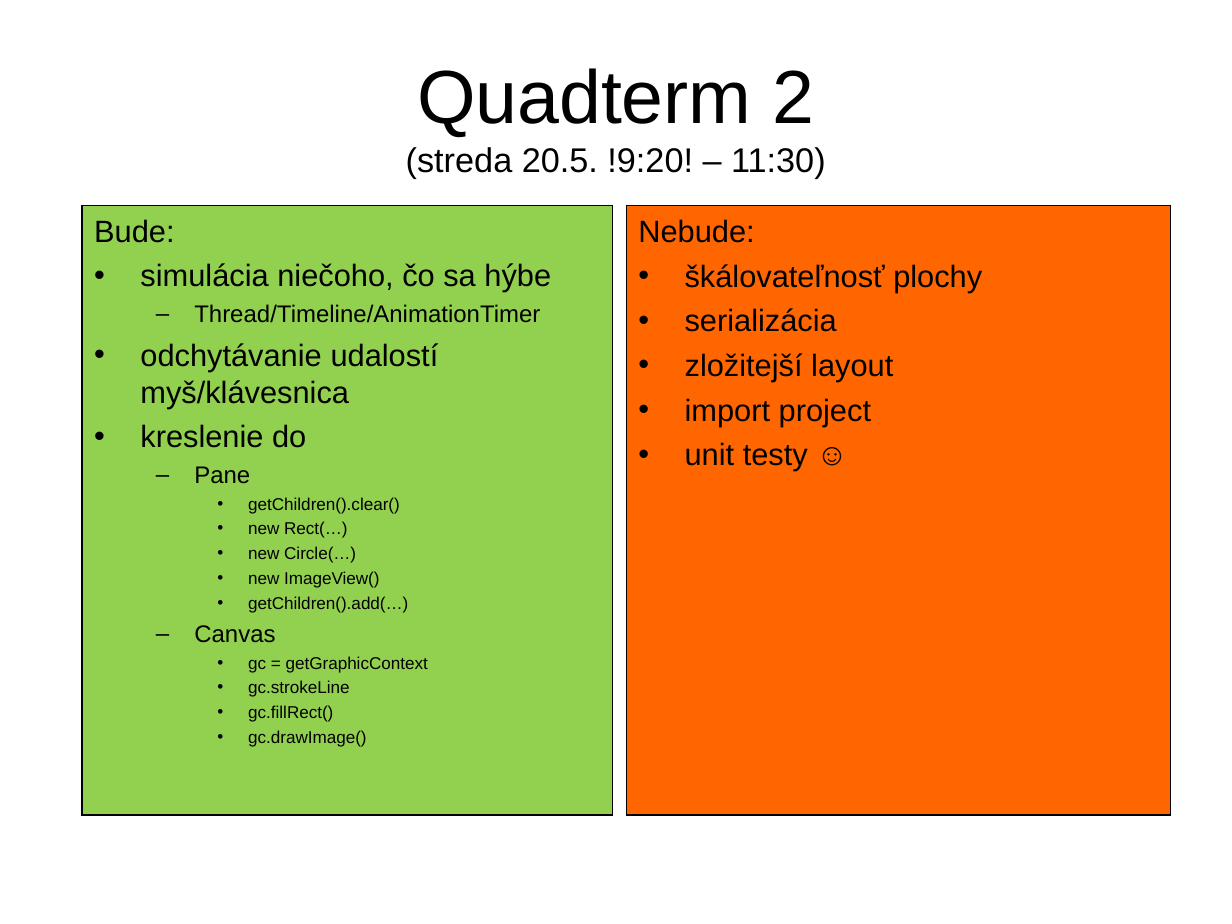
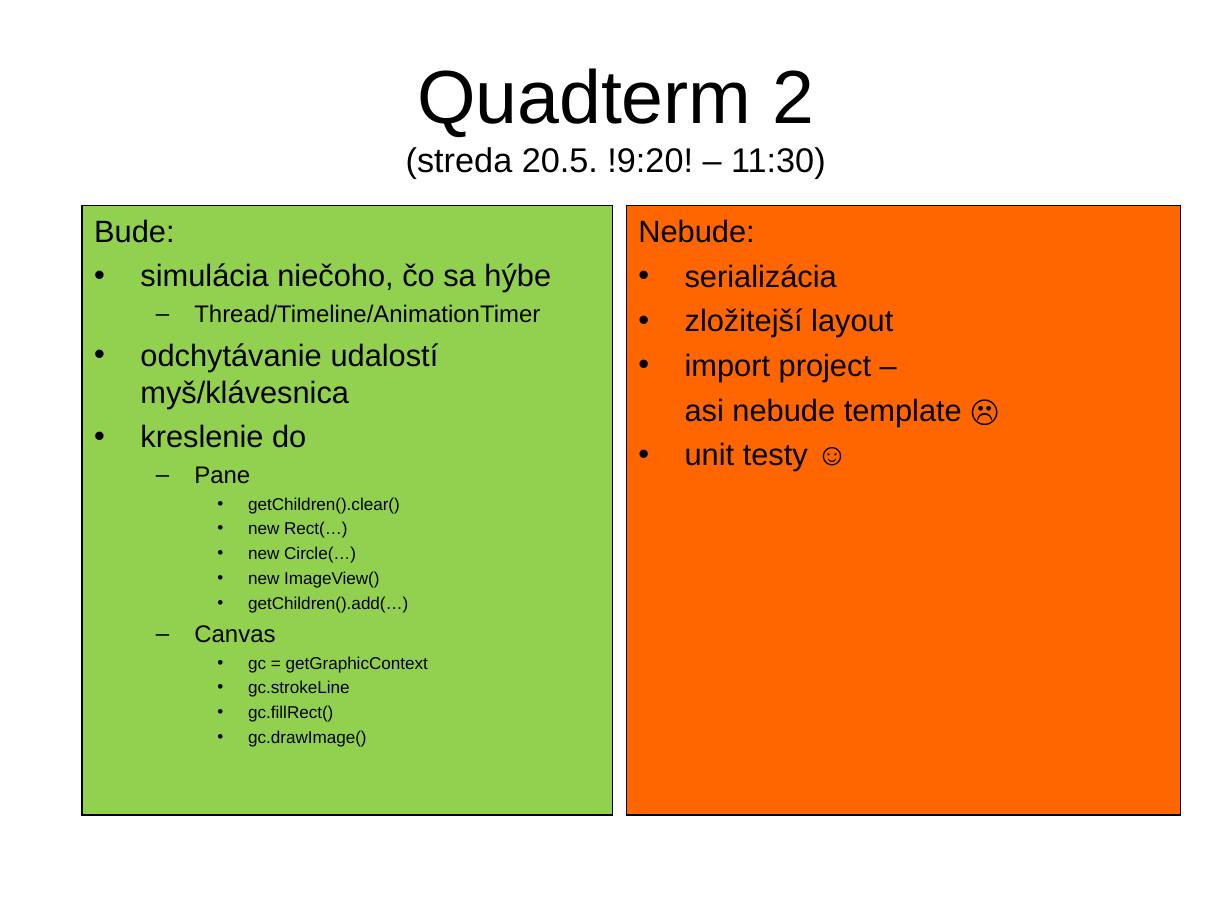
Before and after one commit to Programovanie4/Prednasky, a slide deck: slide 1 of 12/12_java.ppt. Drawn at 1232x924 pixels with LibreOffice and Linux fonts; fonts in the diff are those of the drawing. Boxes give left, top, right and bottom in pixels: in the first picture for what was removed or moved away, otherwise in the second. Text is boxed around its words. In the diff, an @@ line names an element or a change of style, - is before the commit and + after.

```diff
--- a/12/12_java.ppt
+++ b/12/12_java.ppt
@@ rectangle "Nebude:" resized from (x1=626, y1=206, x2=1170, y2=816) to (x1=626, y1=206, x2=1180, y2=816) @@
@@ text in rectangle at (x1=685, y1=264, x2=982, y2=292): paragraph removed @@
-• škálovateľnosť plochy
@@ text in rectangle at (x1=685, y1=353, x2=962, y2=426): text changed @@
-• import project
+• import project –
+asi nebude template ☹
```
Also in this commit, not shown: 14 other slides changed, 2 slides added, 1 slide removed, 1 other file.
